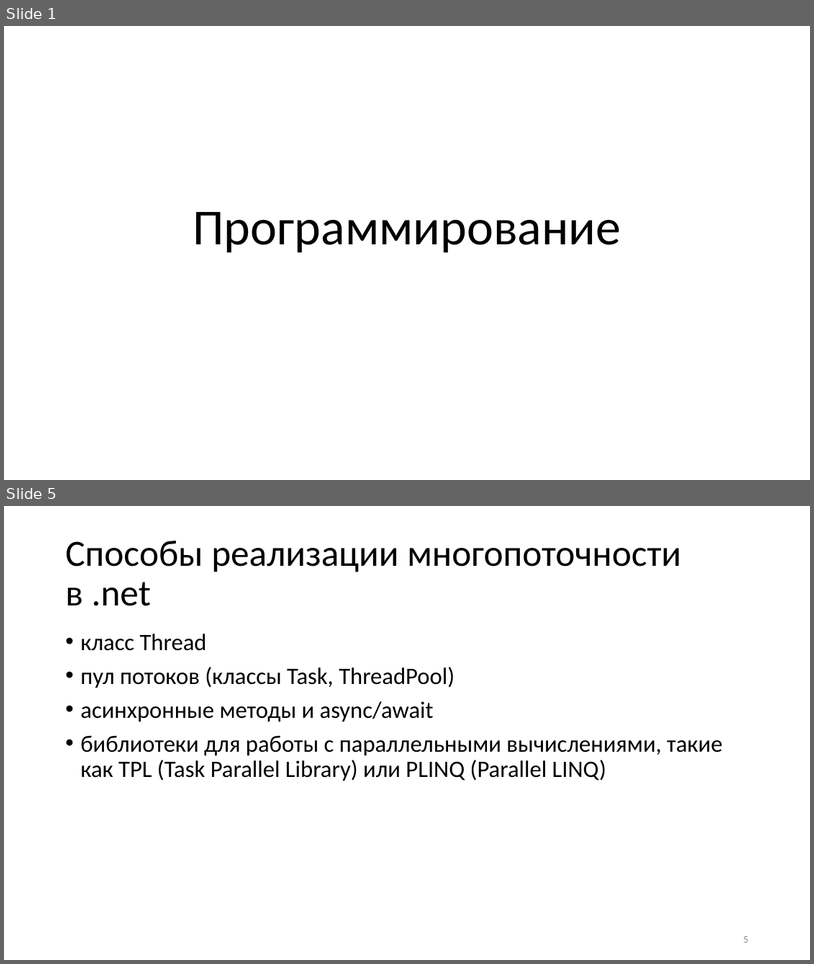
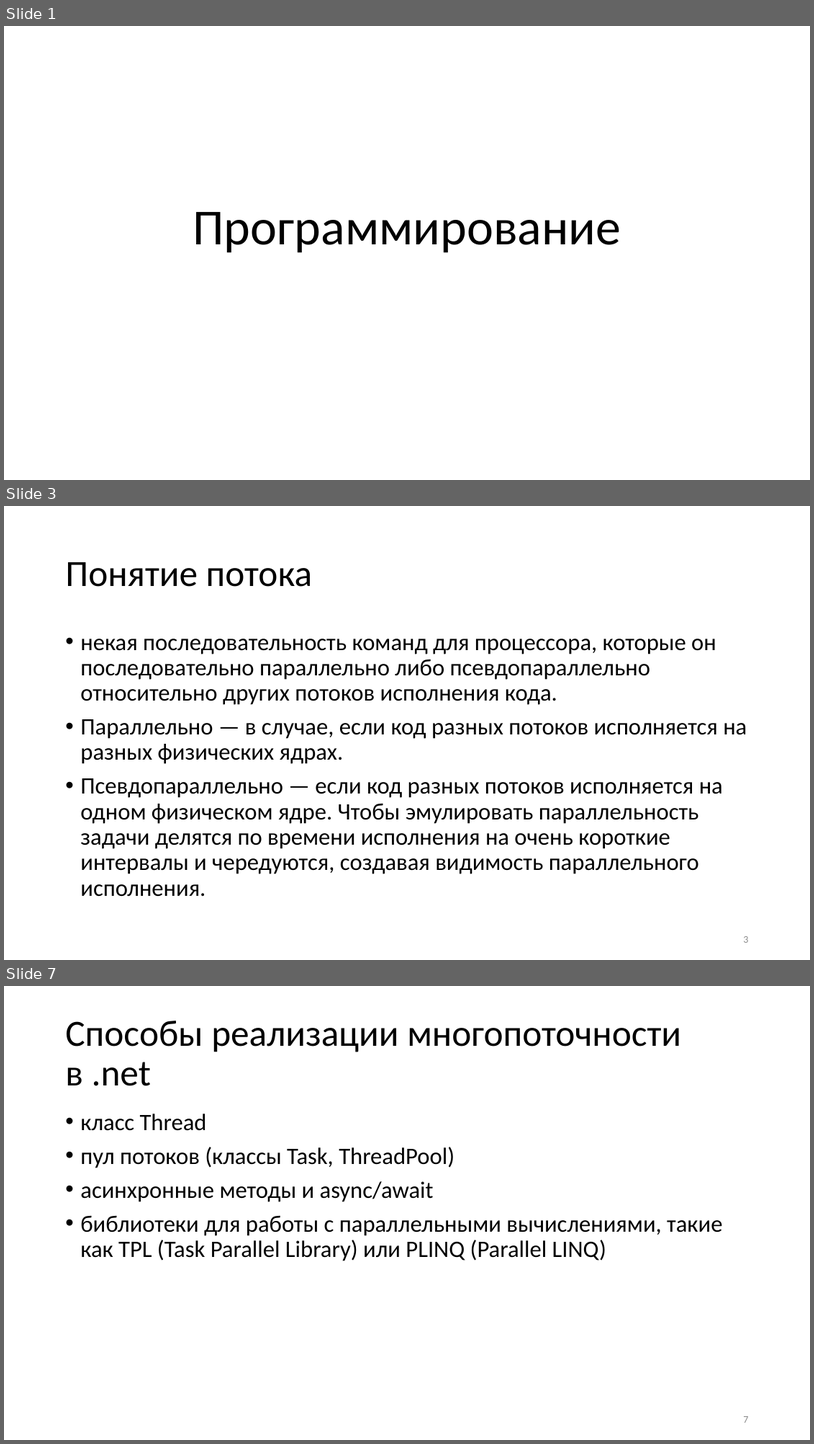
Before and after one commit to blockin90/Programming_PIB, a slide deck: Лекции/3 семестр/Часть 3/Программирование лекция 3.3.pptx. Shown one above the other, each under a label of ours: slides 1 and 5 before the commit, slides 1, 3 and 7 after it; the slides between them are not shown. The pictures are 814x964 and 814x1444 pixels, drawn with LibreOffice and Linux fonts; fonts in the diff are those of the drawing. Boxes give left, top, right and bottom in pixels: in the first picture for what was removed or moved away, otherwise in the second. Text is boxed around its words. In the diff, an @@ line names an element or a change of style, - is before the commit and + after.

```diff
--- a/Лекции/3 семестр/Часть 3/Программирование лекция 3.3.pptx
+++ b/Лекции/3 семестр/Часть 3/Программирование лекция 3.3.pptx
@@ slide 3 added at (4,506,810,960), background #FFFFFF @@
@@ title added at (65,562,312,587), 44 pt, text #000000 @@
+Понятие потока
@@ text added at (80,638,747,896), 28 pt, text #000000 @@
+• некая последовательность команд для процессора, которые он последовательно параллельно либо псевдопараллельно относительно других потоков исполнения кода.
+• Параллельно — в случае, если код разных потоков исполняется на разных физических ядрах.
+• Псевдопараллельно — если код разных потоков исполняется на одном физическом ядре. Чтобы эмулировать параллельность задачи делятся по времени исполнения на очень короткие интервалы и чередуются, создавая видимость параллельного исполнения.
@@ page number added at (743,936,748,942), 12 pt, text #8C8C8C @@
+3
@@ what was slide 5 is now slide 7 @@
@@ page number at (743,1416,748,1422): text changed @@
-5
+7
```
Also in this commit, not shown: 13 slides changed, 8 other slides added.
